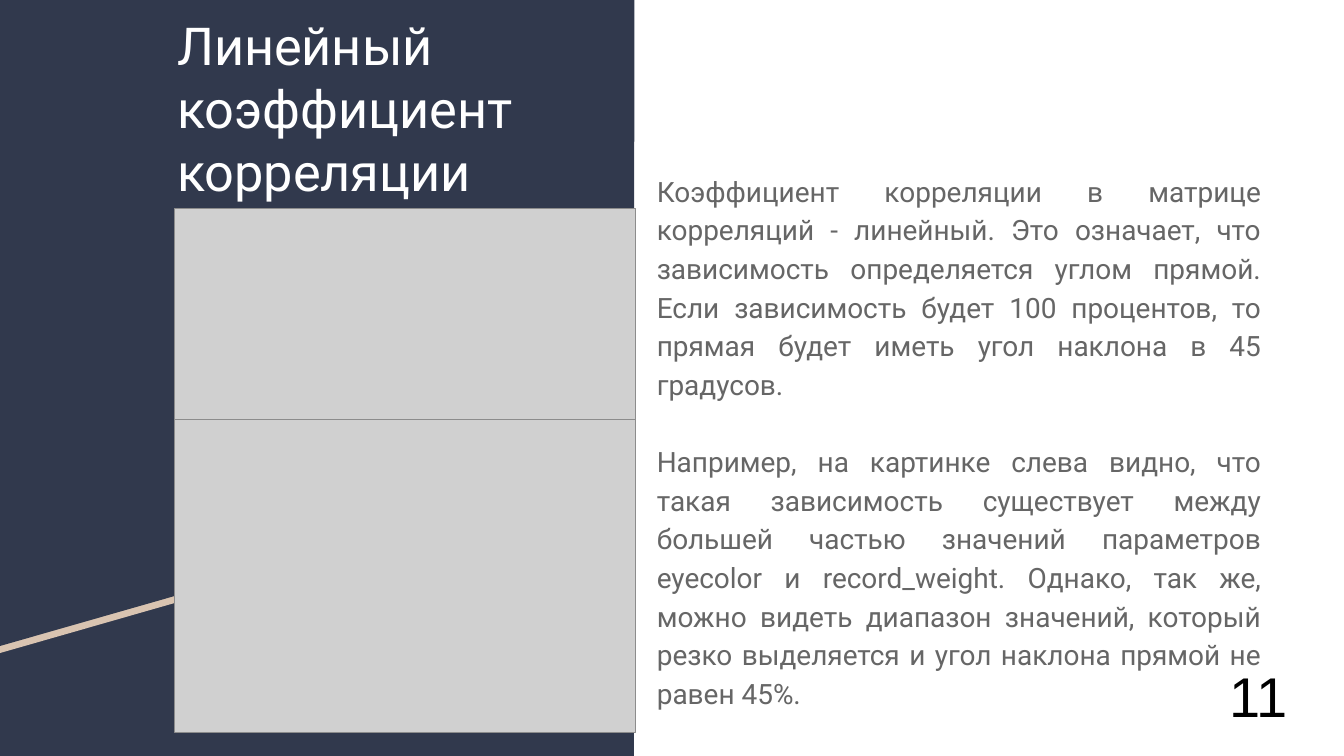
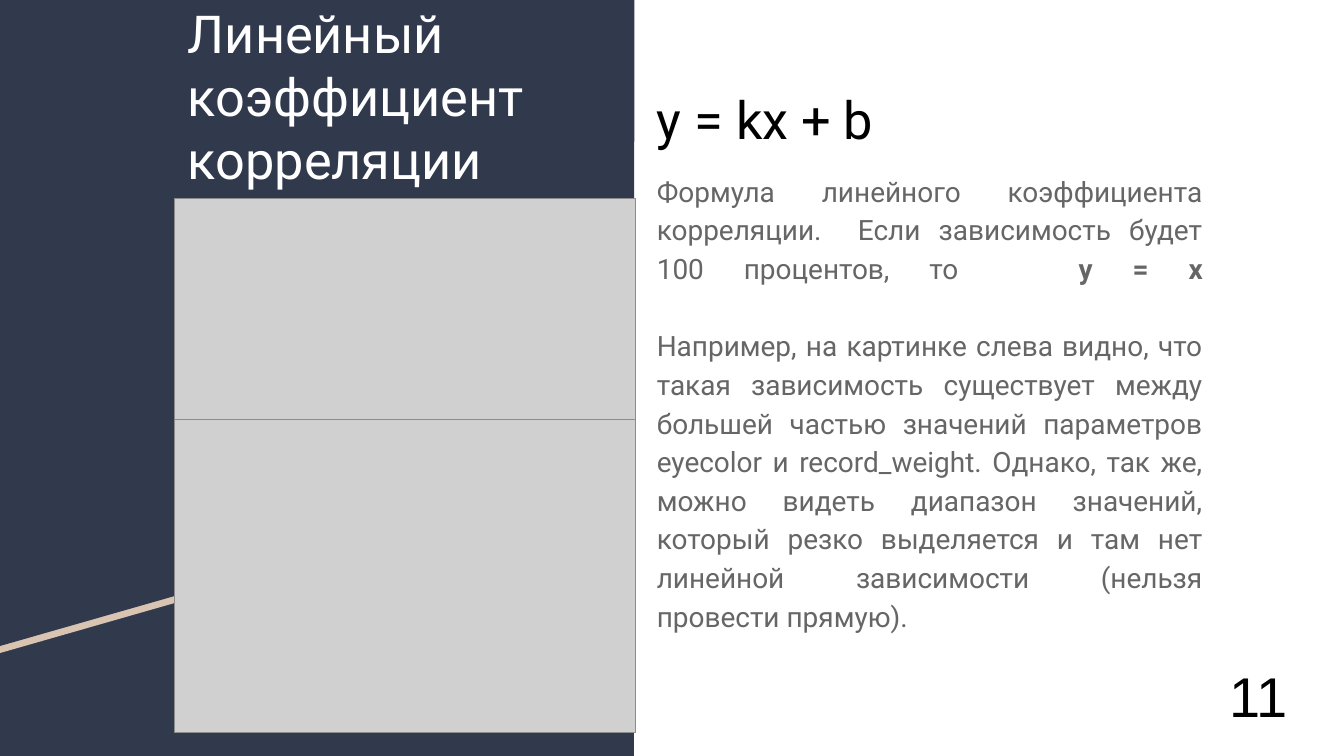
Before and after one commit to AlexanderUzunyan/TestProject, a slide deck: slide 13 of neuro/doc/TMVA.odp (slide 11 before the commit). Drawn at 1344x756 pixels with LibreOffice and Linux fonts; fonts in the diff are those of the drawing; grey boxes stand for pictures. Boxes give left, top, right and bottom in pixels: in the first picture for what was removed or moved away, otherwise in the second. Text is boxed around its words. In the diff, an @@ line names an element or a change of style, - is before the commit and + after.

Commit message:
new version

```diff
--- a/neuro/doc/TMVA.odp
+++ b/neuro/doc/TMVA.odp
@@ title "Линейный коэффициент корреляции" moved from (x1=177, y1=27, x2=512, y2=202) to (x1=188, y1=15, x2=523, y2=190) @@
@@ title added at (x1=657, y1=99, x2=873, y2=150), 28 pt, text #000000 @@
+y = kx + b
@@ picture resized from (x1=175, y1=208, x2=636, y2=517) to (x1=175, y1=199, x2=636, y2=515) @@
@@ text at (x1=657, y1=181, x2=1203, y2=633): text changed @@
-Коэффициент корреляции в матрице корреляций - линейный. Это означает, что зависимоcть определяется углом прямой. Если зависимость будет 100 процентов, то прямая будет иметь угол наклона в 45 градусов.
-Например, на картинке слева видно, что такая зависимость существует между большей частью значений параметров eyecolor и record_weight. Однако, так же, можно видеть диапазон значений, который резко выделяется и угол наклона прямой не равен 45%.
+Формула линейного коэффициента корреляции. Если зависимость будет 100 процентов, то y = x
+Например, на картинке слева видно, что такая зависимость существует между большей частью значений параметров eyecolor и record_weight. Однако, так же, можно видеть диапазон значений, который резко выделяется и там нет линейной зависимости (нельзя провести прямую).
```
Also in this commit, not shown: 14 other slides changed, 3 slides added.
